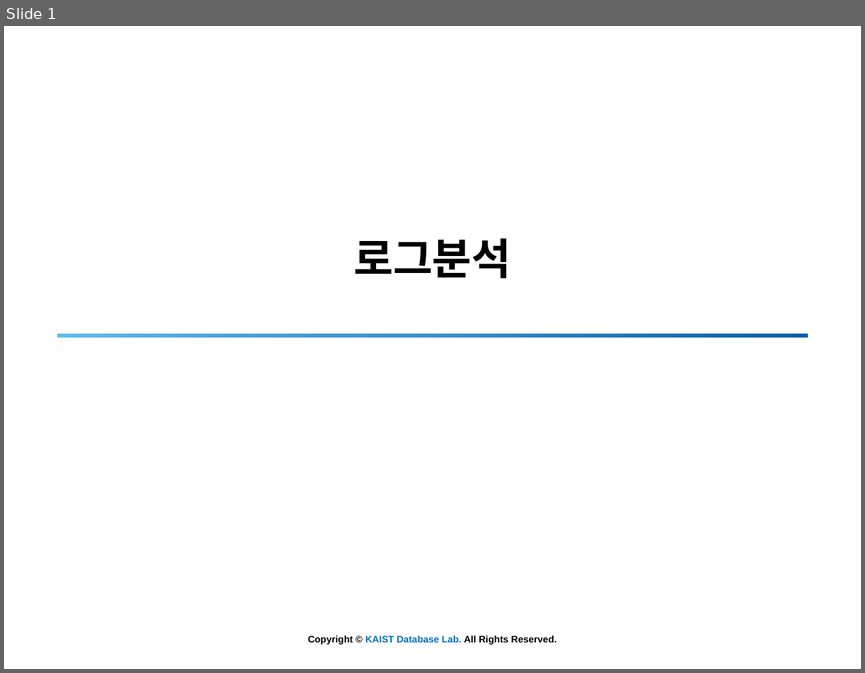
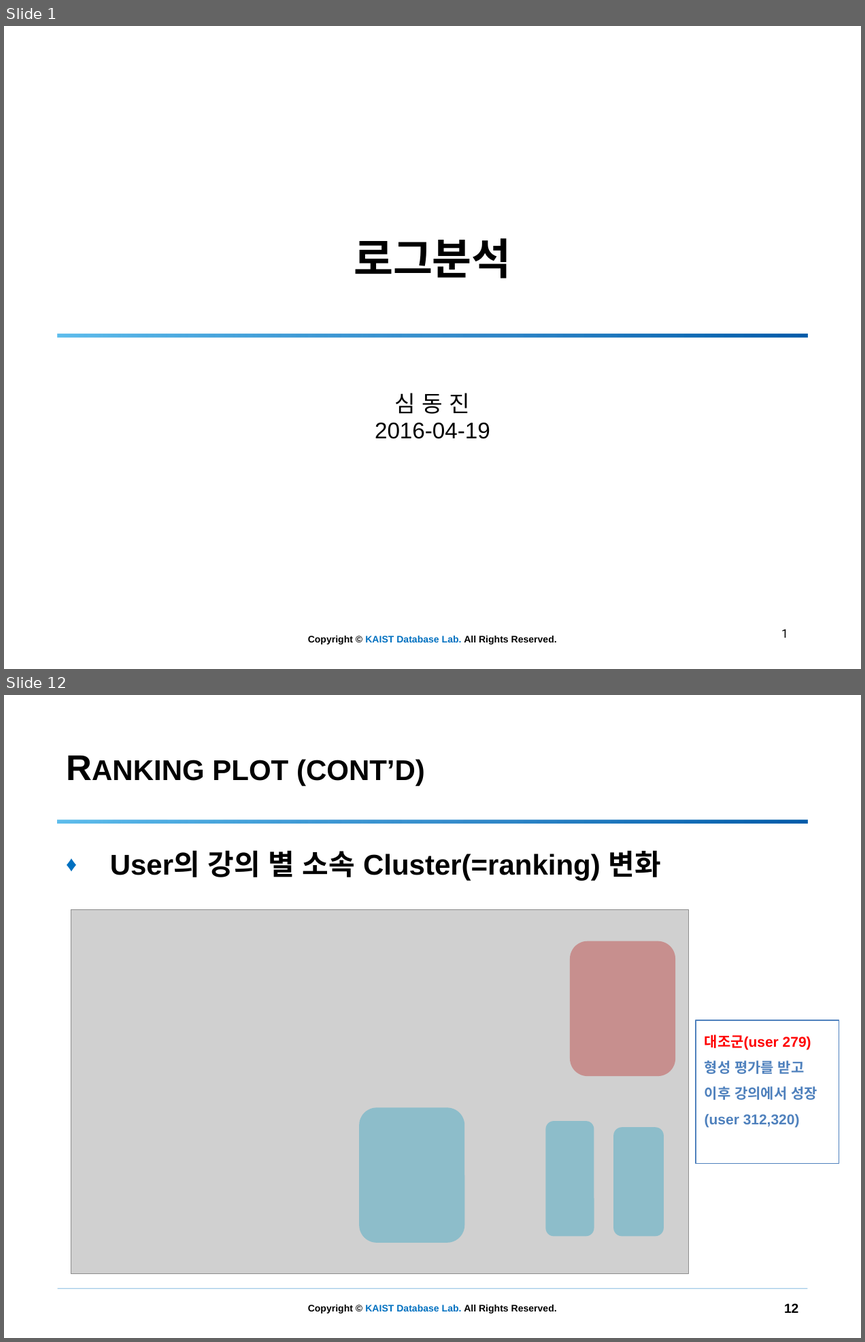
Before and after one commit to simdj/entry_log_analysis, a slide deck: 160419 로그분석 - 3.pptx. Shown one above the other, each under a label of ours: slide 1 before the commit, slides 1 and 12 after it; the slides between them are not shown. The pictures are 865x673 and 865x1342 pixels, drawn with LibreOffice and Linux fonts; fonts in the diff are those of the drawing; grey boxes stand for pictures; background and template pictures are left out. Boxes give left, top, right and bottom in pixels: in the first picture for what was removed or moved away, otherwise in the second. Text is boxed around its words. In the diff, an @@ line names an element or a change of style, - is before the commit and + after.

Commit message:
pretty plot and ppt

```diff
--- a/160419 로그분석 - 3.pptx
+++ b/160419 로그분석 - 3.pptx
@@ slide 12 added at [4,695,861,1338], background #FFFFFF; not listed: 1 template element that a slide beside it also shows @@
@@ title added at [212,759,425,786], 30 pt, text #000000, bold, small capitals @@
+Ranking plot (cont’d)
@@ rectangle added at [57,820,807,824], fill gradient #5FBEED to #0070C0 to #015CAA @@
@@ text added at [110,850,661,881], 24 pt, text #000000, bold @@
+♦ User의 강의 별 소속 Cluster(=ranking) 변화
@@ picture added at [71,909,689,1273] @@
@@ rounded rectangle added at [570,941,675,1076], fill #C0504D at 50% opacity @@
@@ rectangle added at [696,1020,838,1163], outline #4F81BD 0.75 pt, 12 pt, text #4F81BD, bold @@
+대조군(user 279)
+형성 평가를 받고
+이후 강의에서 성장
+(user 312,320)
@@ rounded rectangle added at [359,1107,464,1242], fill #4BACC6 at 50% opacity @@
@@ rounded rectangle added at [545,1121,594,1236], fill #4BACC6 at 50% opacity @@
@@ rounded rectangle added at [613,1127,664,1236], fill #4BACC6 at 50% opacity @@
@@ line added from (57, 1288) to (808, 1288), #0070C0 0.25 pt @@
@@ page number added at [784,1303,798,1312], 11 pt, text #000000, bold @@
+12
@@ slide 1 changed as well @@
@@ subtitle added at [375,393,490,439], 19 pt, text #000000 @@
+심 동 진
+2016-04-19
@@ page number added at [781,628,788,637], 10 pt, text #000000 @@
+1
```
Also in this commit, not shown: 2 other slides changed, 25 other slides added, 9 slides removed, 9 other files.
